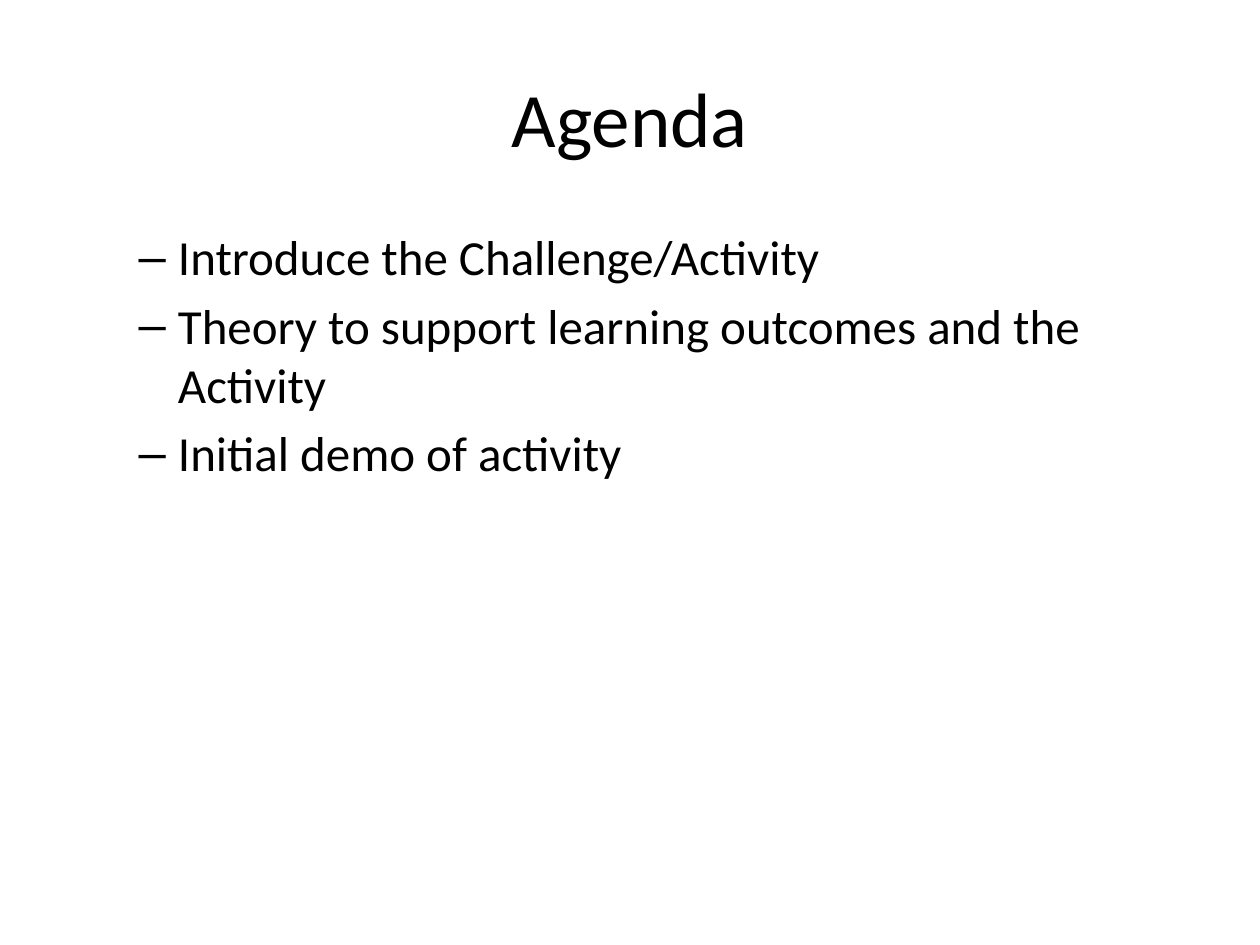
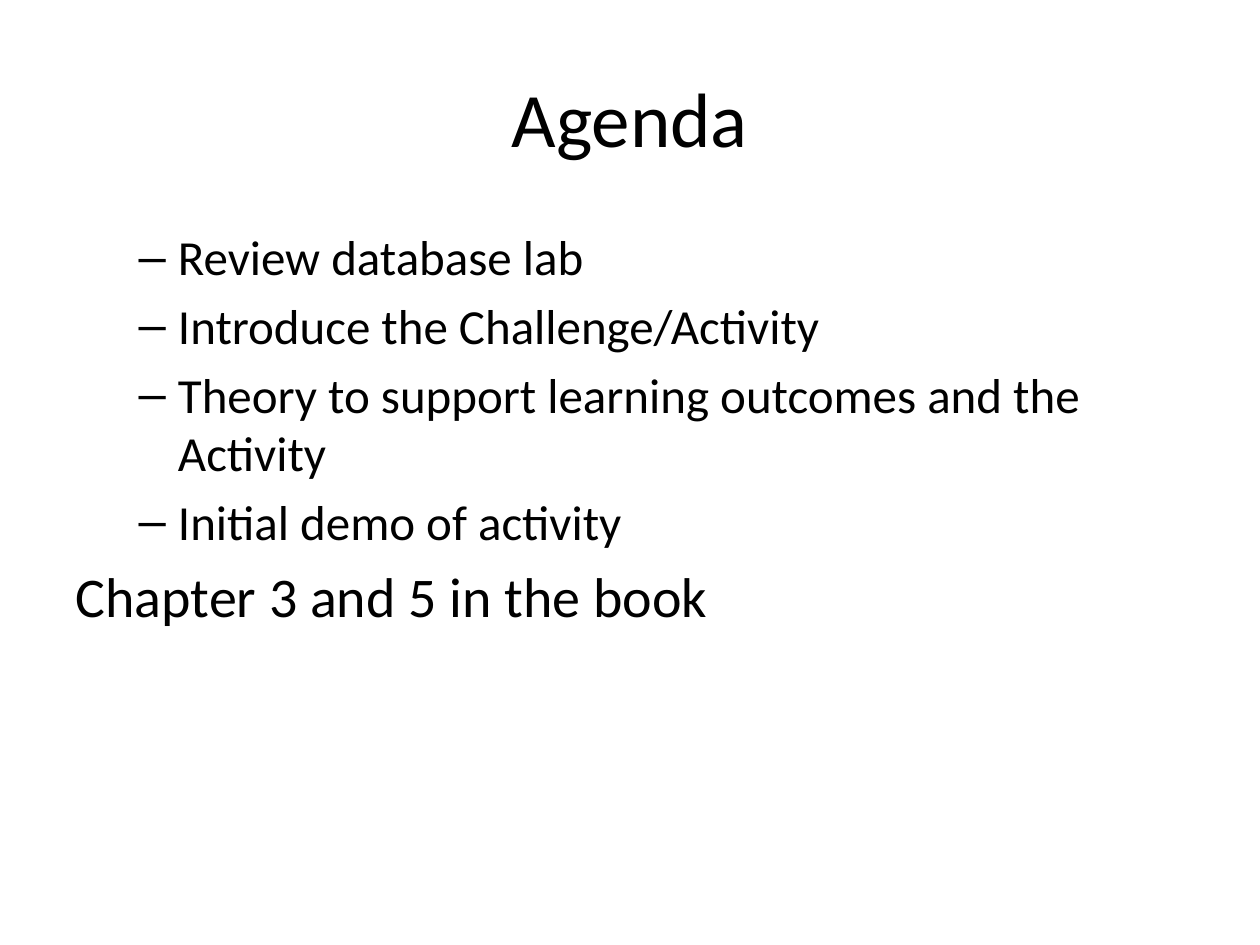
Before and after one commit to rhildred/INFO8985, a slide deck: slide 2 of monolith_instrumenting/slides.pptx. Drawn at 1260x945 pixels with LibreOffice and Linux fonts; fonts in the diff are those of the drawing. Boxes give left, top, right and bottom in pixels: in the first picture for what was removed or moved away, otherwise in the second. Text is boxed around its words. In the diff, an @@ line names an element or a change of style, - is before the commit and + after.

```diff
--- a/monolith_instrumenting/slides.pptx
+++ b/monolith_instrumenting/slides.pptx
@@ text at (178, 241, 583, 276): paragraph added @@
+  – Review database lab
@@ text at (76, 578, 707, 626): paragraph added @@
+Chapter 3 and 5 in the book
```
Also in this commit, not shown: 9 slides added, 13 other files.
